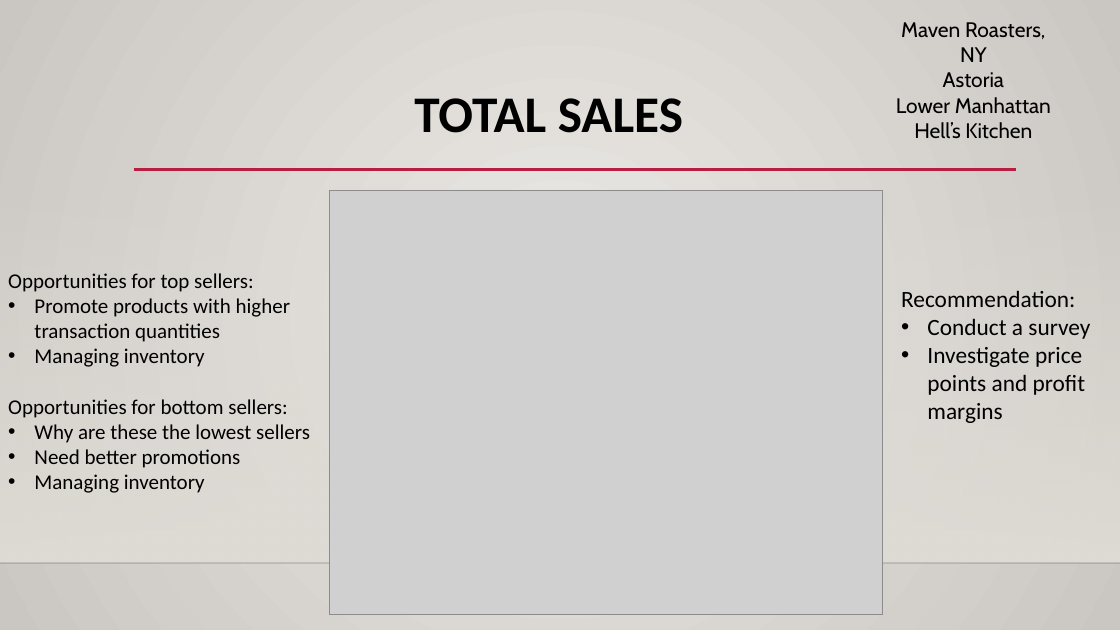
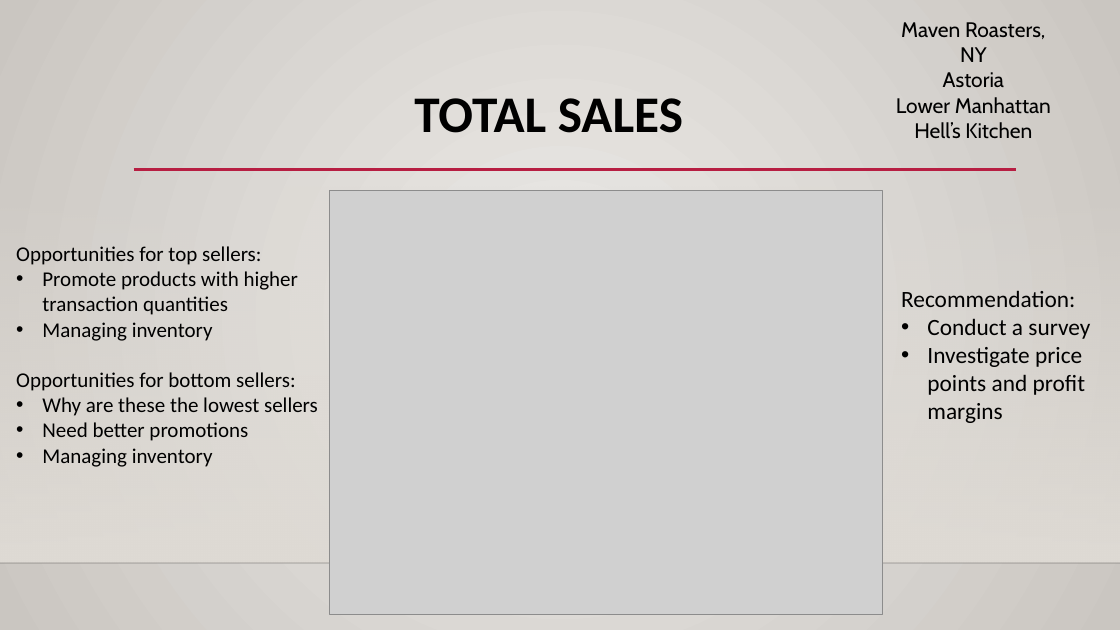
Before and after one commit to cedetraz96/Coffee_Crew, a slide deck: slide 5 of Maven Roasters Project1.pptx. Drawn at 1120x630 pixels with LibreOffice and Linux fonts; fonts in the diff are those of the drawing; grey boxes stand for pictures; background and template pictures are left out. Boxes give left, top, right and bottom in pixels: in the first picture for what was removed or moved away, otherwise in the second. Text is boxed around its words. In the diff, an @@ line names an element or a change of style, - is before the commit and + after.

```diff
--- a/Maven Roasters Project1.pptx
+++ b/Maven Roasters Project1.pptx
@@ text "Opportunities for top sellers:": place and size @@
-text "Opportunities for top sellers:" at [8,273,310,493]
+text "Opportunities for top sellers:" at [16,246,318,467]
```
Also in this commit, not shown: 8 other slides changed.
